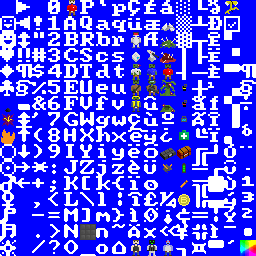
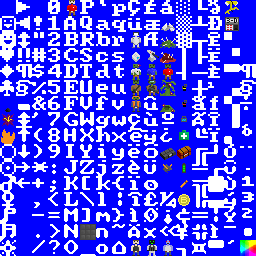
Layer changes from the first 256px x 256px image to the second:
painted on "engineer" over 132, 96, 140, 107
added layer "vending machine" above "Layer 0" over 225, 17, 239, 31
painted on "Layer 0" over 224, 16, 240, 32
